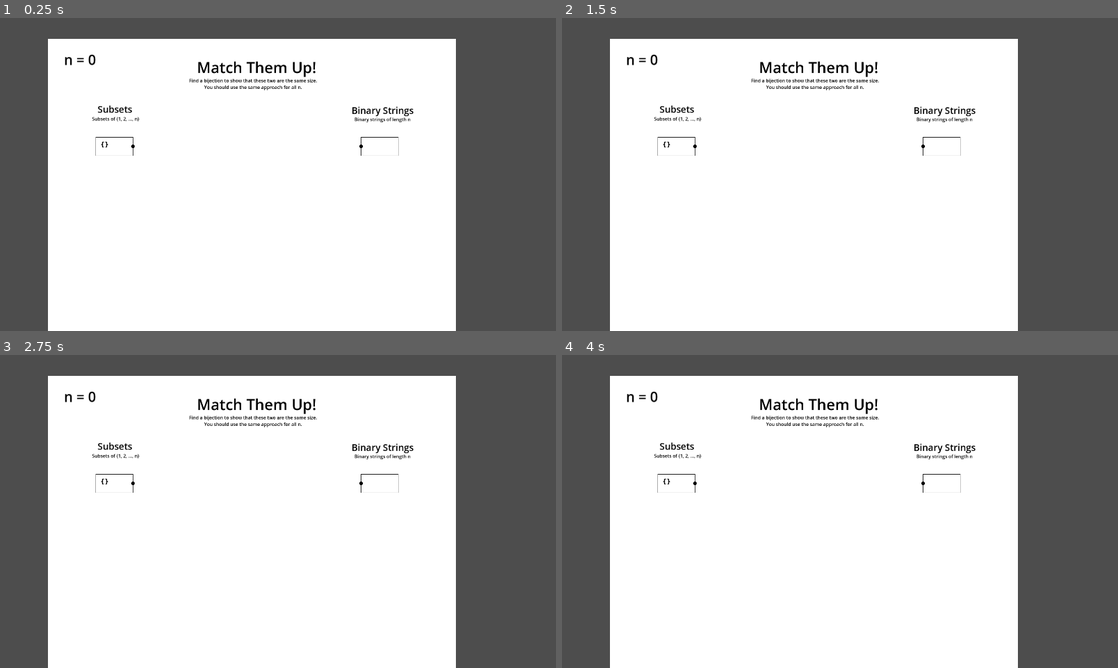
Above: before the commit, frames 1-4 (two rows, left to right).
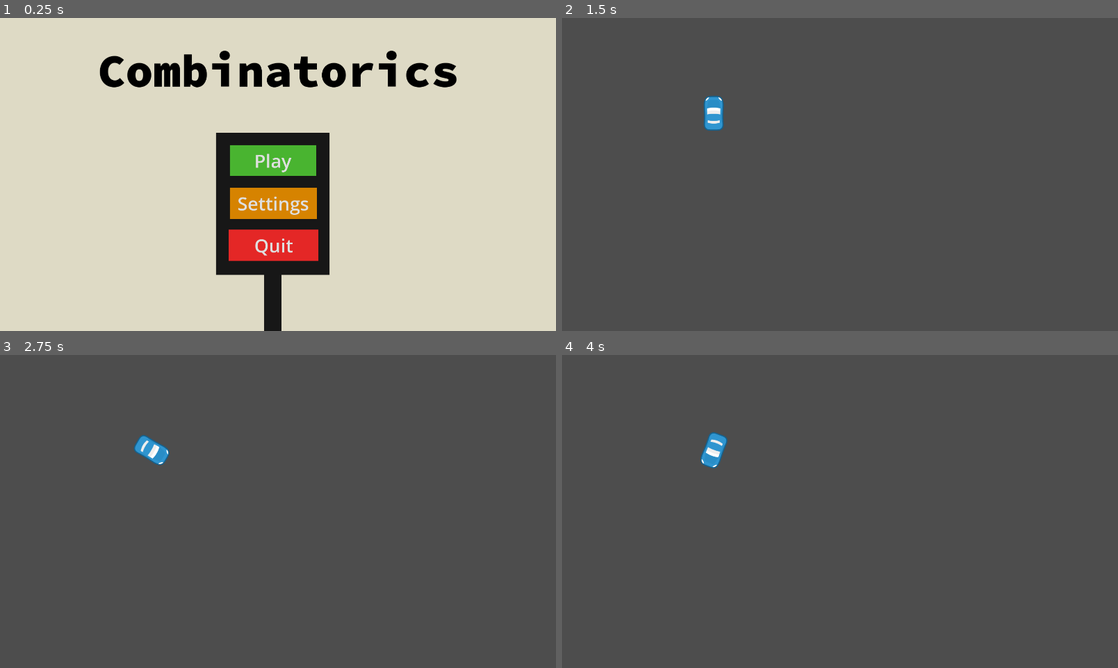
Above: after the commit, the same moments.

Repository: smileyface12349/combinatorics-game
Game: Godot game, scene res://Menu/menu.tscn
Same seed, same stepped clock (60 frames per second), same inputs: the game is played once before the commit and once after it. Before the commit the project starts from res://Bijections/bijection_level.tscn.
Inputs (mouse positions are in pixels of both pictures, inside the frame that each line leads up to):
- Up to frame 1 (0.25 s): no input
- Up to frame 2 (1.5 s): click (834, 202) at 0.5 s, where only the run after the commit has a clickable "Settings"; click (834, 161) at 1.25 s, where only the run after the commit has a clickable "Play"
- Up to frame 3 (2.75 s): tap Enter (ui_accept) at 2, 2.27 s; move the mouse to (400, 495) at 2.02 s; hold D (driving_right, bound only after the commit) from 2.03 s (still down); click (400, 495) at 2.17 s
- Up to frame 4 (4 s): release D (driving_right, bound only after the commit) at 2.75 s; drag from (728, 527) to (812, 574) at 2.77 s; tap Enter (ui_accept) at 3.5 s; move the mouse to (895, 442) at 3.52 s; hold D (driving_right, bound only after the commit) from 3.53 s (still down); click (895, 442) at 3.67 s

The runs differ from the first frame. In frame 1, 100% of the frame differs, in the area x 0-100%, y 0-100%; in frame 2, 68%; in frame 3, 68%; in frame 4, 68%.

Commit message:
Added car menu

Diff:
--- /dev/null
+++ b/ChooseTopic/choose_topic.tscn
@@ -0,0 +1,13 @@
+[gd_scene load_steps=3 format=3 uid="uid://po8854lqyopy"]
+
+[ext_resource type="Script" path="res://ChooseTopic/menu_car.gd" id="1_g4u3r"]
+[ext_resource type="Texture2D" uid="uid://cxqwpsa552str" path="res://ChooseTopic/car_blue_5.png" id="1_vj784"]
+
+[node name="ChooseTopic" type="Node2D"]
+
+[node name="Car" type="Node2D" parent="."]
+position = Vector2(524, 329)
+script = ExtResource("1_g4u3r")
+
+[node name="Sprite2D" type="Sprite2D" parent="Car"]
+texture = ExtResource("1_vj784")
--- /dev/null
+++ b/ChooseTopic/menu_car.gd
@@ -0,0 +1,92 @@
+extends Node
+
+const acceleration: float = 3
+const braking: float = 3
+const reverse_delay: float = 0.2
+const reverse_amount: float = 0.8
+const turn_amount: float = 3
+
+# Max speed is now controlled by air resistance alone
+#const max_forwards_speed: float = 5
+#const max_reverse_speed: float = 1
+
+const air_resistance: float = 0.2 # multiplied by velocity squared, per second
+const damping: float = 0.4 # does not scale with velocity, per second
+
+var speed: float
+var direction: float
+var reverse_delay_elapsed: float
+var is_reversing: bool
+
+# Called when the node enters the scene tree for the first time.
+func _ready() -> void:
+	speed = 0
+	direction = 0
+	reverse_delay_elapsed = 0
+	is_reversing = false
+
+# Called every frame. 'delta' is the elapsed time since the previous frame.
+func _process(delta: float) -> void:
+	if Input.is_action_pressed("driving_accelerate"):
+		# Attempting to accelerate
+		if speed > 0:
+			# Only switch from reverse after a delay
+			if is_reversing:
+				if reverse_delay_elapsed < reverse_delay:
+					speed = 0
+					reverse_delay_elapsed += delta
+				else:
+					is_reversing = false
+					reverse_delay_elapsed = 0
+					# will accelerate next frame
+			else:
+				speed += acceleration * delta
+				#if speed > max_forwards_speed:
+					#speed = max_forwards_speed
+		# Attempting to brake
+		else:
+			speed += braking * delta
+	if Input.is_action_pressed("driving_brake"):
+		# Attempting to reverse
+		if speed < 0:
+			# Only reverse after a delay
+			if not is_reversing:
+				if reverse_delay_elapsed < reverse_delay:
+					speed = 0
+					reverse_delay_elapsed += delta
+				else:
+					is_reversing = true
+					reverse_delay_elapsed = 0
+					# will reverse next frame
+			else:
+				speed -= reverse_amount * delta
+				#if speed < -max_reverse_speed:
+					#speed = -max_reverse_speed
+		# Attempting to brake
+		else:
+			speed -= braking * delta
+	# TODO: Turn less when moving faster
+	if Input.is_action_pressed("driving_left"):
+		direction -= turn_amount * delta
+	if Input.is_action_pressed("driving_right"):
+		direction += turn_amount * delta
+
+	# Air resistance (always against direction of travel, bigger for faster speeds)
+	if speed > 0:
+		speed -= air_resistance * delta * pow(speed, 2)
+	elif speed < 0:
+		speed += air_resistance * delta * pow(speed, 2)
+
+	# Fixed damping (especially useful for slower speeds)
+	if speed > 0:
+		speed -= damping * delta
+		if speed < 0:
+			speed = 0
+	if speed < 0:
+		speed += damping * delta
+		if speed > 0:
+			speed = 0
+
+	print("Speed: " + str(speed) + ", Direction: " + str(direction))
+	self.position += Vector2.from_angle(direction - PI/2) * speed
+	self.rotation = direction
--- a/General/graphs.gd
+++ b/General/graphs.gd
@@ -175,7 +175,7 @@
 
 	# Gets the full list of edges
 	# This will return each edge twice, one for each direction.
-	func get_edge_list() -> Array[Edge]:
+	func get_directed_edge_list() -> Array[Edge]:
 		var edge_list: Array[Edge]
 
 		for vertex: int in self.vertex_neighbours.keys():
@@ -261,6 +261,7 @@
 		return vertices
 
 	# Gets the intersection point between two edges by solving parametric equations
+	# AI DECLARATION: ChatGPT was used in writing this function
 	static func get_intersection_point(e1: Edge, e2: Edge) -> Vector2:
 		var x1: float = e1.t.p.x
 		var y1: float = e1.t.p.y
@@ -652,11 +653,13 @@
 					self.has_won = true
 
 	func right_mouse_clicked() -> void:
+		# Delete vertex if clicked on
 		var vertex_to_delete: int = self.get_vertex_at_mouse()
 		if vertex_to_delete != -1:
 			self.delete_vertex(vertex_to_delete)
-
-		# TODO: Delete edge if clicked on
+			return
+
+		# Delete edge if clicked on
 		var edge_to_delete: Edge = self.get_edge_at_mouse()
 		if edge_to_delete != null:
 			self.delete_edge(edge_to_delete)
--- /dev/null
+++ b/Menu/MenuButton.tres
@@ -0,0 +1,8 @@
+[gd_resource type="Theme" load_steps=2 format=3 uid="uid://ddyo1pef2gxgc"]
+
+[sub_resource type="StyleBoxFlat" id="StyleBoxFlat_7trrh"]
+bg_color = Color(0.12898, 0.681509, 0.691584, 1)
+
+[resource]
+Button/font_sizes/font_size = 64
+Button/styles/normal = SubResource("StyleBoxFlat_7trrh")
--- /dev/null
+++ b/Menu/TrafficLight.tres
@@ -0,0 +1,7 @@
+[gd_resource type="Theme" load_steps=2 format=3 uid="uid://bkcn67etskq4p"]
+
+[sub_resource type="StyleBoxFlat" id="StyleBoxFlat_266qa"]
+bg_color = Color(0.0923971, 0.0923971, 0.092397, 1)
+
+[resource]
+Panel/styles/panel = SubResource("StyleBoxFlat_266qa")
--- /dev/null
+++ b/Menu/menu.gd
@@ -0,0 +1,25 @@
+extends Node
+
+@export var playButton: Button
+@export var settingsButton: Button
+@export var quitButton: Button
+
+# Called when the node enters the scene tree for the first time.
+func _ready() -> void:
+	playButton.pressed.connect(on_play)
+	settingsButton.pressed.connect(on_settings)
+	quitButton.pressed.connect(on_quit)
+
+
+# Called every frame. 'delta' is the elapsed time since the previous frame.
+func _process(delta: float) -> void:
+	pass
+
+func on_play() -> void:
+	get_tree().change_scene_to_file("res://ChooseTopic/choose_topic.tscn")
+
+func on_settings() -> void:
+	pass
+
+func on_quit() -> void:
+	get_tree().quit()
--- /dev/null
+++ b/Menu/menu.tscn
@@ -0,0 +1,98 @@
+[gd_scene load_steps=10 format=3 uid="uid://bllv1h8oubf1f"]
+
+[ext_resource type="Theme" uid="uid://t8h1n5k2knel" path="res://Menu/title.tres" id="1_7grkn"]
+[ext_resource type="Script" path="res://Menu/menu.gd" id="1_ofeps"]
+[ext_resource type="Theme" uid="uid://ddyo1pef2gxgc" path="res://Menu/MenuButton.tres" id="2_3gthv"]
+[ext_resource type="Theme" uid="uid://bkcn67etskq4p" path="res://Menu/TrafficLight.tres" id="2_105xe"]
+
+[sub_resource type="StyleBoxFlat" id="StyleBoxFlat_qqhyn"]
+bg_color = Color(0.868997, 0.855809, 0.770994, 1)
+
+[sub_resource type="Theme" id="Theme_ulrry"]
+Panel/styles/panel = SubResource("StyleBoxFlat_qqhyn")
+
+[sub_resource type="StyleBoxFlat" id="StyleBoxFlat_tpsy6"]
+bg_color = Color(0.894885, 0.153261, 0.148599, 1)
+
+[sub_resource type="StyleBoxFlat" id="StyleBoxFlat_1phnc"]
+bg_color = Color(0.840482, 0.514071, 0, 1)
+
+[sub_resource type="StyleBoxFlat" id="StyleBoxFlat_1mhsu"]
+bg_color = Color(0.286829, 0.707542, 0.18917, 1)
+
+[node name="Menu" type="Control" node_paths=PackedStringArray("playButton", "settingsButton", "quitButton")]
+layout_mode = 3
+anchors_preset = 15
+anchor_right = 1.0
+anchor_bottom = 1.0
+grow_horizontal = 2
+grow_vertical = 2
+script = ExtResource("1_ofeps")
+playButton = NodePath("MenuBackground/TrafficLight/PlayButton")
+settingsButton = NodePath("MenuBackground/TrafficLight/SettingsButton")
+quitButton = NodePath("MenuBackground/TrafficLight/QuitButton")
+
+[node name="MenuBackground" type="Panel" parent="."]
+layout_mode = 1
+anchors_preset = -1
+offset_left = -20.0
+offset_top = -23.0
+offset_right = 1947.0
+offset_bottom = 1096.0
+theme = SubResource("Theme_ulrry")
+
+[node name="RichTextLabel" type="RichTextLabel" parent="MenuBackground"]
+layout_mode = 0
+offset_left = 21.0
+offset_top = 102.0
+offset_right = 1941.0
+offset_bottom = 318.0
+theme = ExtResource("1_7grkn")
+bbcode_enabled = true
+text = "[center]Combinatorics"
+
+[node name="TrafficLight" type="Panel" parent="MenuBackground"]
+layout_mode = 0
+offset_left = 766.0
+offset_top = 420.0
+offset_right = 1158.0
+offset_bottom = 910.0
+theme = ExtResource("2_105xe")
+
+[node name="QuitButton" type="Button" parent="MenuBackground/TrafficLight"]
+layout_mode = 0
+offset_left = 44.0
+offset_top = 334.0
+offset_right = 354.0
+offset_bottom = 441.0
+theme = ExtResource("2_3gthv")
+theme_override_styles/normal = SubResource("StyleBoxFlat_tpsy6")
+text = "Quit"
+
+[node name="SettingsButton" type="Button" parent="MenuBackground/TrafficLight"]
+layout_mode = 0
+offset_left = 48.0
+offset_top = 189.0
+offset_right = 348.0
+offset_bottom = 296.0
+theme = ExtResource("2_3gthv")
+theme_override_styles/normal = SubResource("StyleBoxFlat_1phnc")
+text = "Settings"
+
+[node name="PlayButton" type="Button" parent="MenuBackground/TrafficLight"]
+layout_mode = 0
+offset_left = 48.0
+offset_top = 42.0
+offset_right = 345.0
+offset_bottom = 149.0
+theme = ExtResource("2_3gthv")
+theme_override_styles/normal = SubResource("StyleBoxFlat_1mhsu")
+text = "Play"
+
+[node name="TrafficLightBase" type="Panel" parent="MenuBackground"]
+layout_mode = 0
+offset_left = 931.0
+offset_top = 898.0
+offset_right = 992.0
+offset_bottom = 1337.0
+theme = ExtResource("2_105xe")
--- /dev/null
+++ b/Menu/title.tres
@@ -0,0 +1,9 @@
+[gd_resource type="Theme" load_steps=2 format=3 uid="uid://t8h1n5k2knel"]
+
+[ext_resource type="FontFile" uid="uid://c13m3wup8q1k5" path="res://fonts/source-code-pro/source-code-pro-2.010R-ro-1.030R-it/TTF/SourceCodePro-Black.ttf" id="1_dubwk"]
+
+[resource]
+default_font_size = 64
+RichTextLabel/colors/default_color = Color(0, 0, 0, 1)
+RichTextLabel/font_sizes/normal_font_size = 160
+RichTextLabel/fonts/normal_font = ExtResource("1_dubwk")
--- a/Planarity/non_planar_table.tscn
+++ b/Planarity/non_planar_table.tscn
@@ -30,6 +30,7 @@
 text = "Nodes"
 
 [node name="Edges" type="RichTextLabel" parent="Col1"]
+layout_mode = 0
 offset_top = 80.0
 offset_right = 68.0
 offset_bottom = 120.0
@@ -50,6 +51,7 @@
 text = "Your Graph"
 
 [node name="CustomNodes" type="RichTextLabel" parent="Col2"]
+layout_mode = 0
 offset_top = 40.0
 offset_right = 98.0
 offset_bottom = 80.0
@@ -57,6 +59,7 @@
 text = "###"
 
 [node name="CustomEdges" type="RichTextLabel" parent="Col2"]
+layout_mode = 0
 offset_top = 80.0
 offset_right = 98.0
 offset_bottom = 120.0
@@ -79,6 +82,7 @@
 text = "K₅"
 
 [node name="K5Nodes" type="RichTextLabel" parent="Col3"]
+layout_mode = 0
 offset_top = 40.0
 offset_right = 98.0
 offset_bottom = 80.0
@@ -86,6 +90,7 @@
 text = "5"
 
 [node name="K5Edges" type="RichTextLabel" parent="Col3"]
+layout_mode = 0
 offset_top = 80.0
 offset_right = 98.0
 offset_bottom = 120.0
@@ -108,6 +113,7 @@
 text = "K₃₃"
 
 [node name="K5Nodes" type="RichTextLabel" parent="Col4"]
+layout_mode = 0
 offset_top = 40.0
 offset_right = 98.0
 offset_bottom = 80.0
@@ -115,6 +121,7 @@
 text = "6"
 
 [node name="K5Edges" type="RichTextLabel" parent="Col4"]
+layout_mode = 0
 offset_top = 80.0
 offset_right = 98.0
 offset_bottom = 120.0
--- a/project.godot
+++ b/project.godot
@@ -11,7 +11,7 @@
 [application]
 
 config/name="Combinatorics Game"
-run/main_scene="res://Bijections/bijection_level.tscn"
+run/main_scene="res://Menu/menu.tscn"
 config/features=PackedStringArray("4.3", "GL Compatibility")
 config/icon="res://icon.svg"
 
@@ -39,6 +39,29 @@
 
 project/assembly_name="Combinatorics Game"
 
+[input]
+
+driving_accelerate={
+"deadzone": 0.5,
+"events": [Object(InputEventKey,"resource_local_to_scene":false,"resource_name":"","device":-1,"window_id":0,"alt_pressed":false,"shift_pressed":false,"ctrl_pressed":false,"meta_pressed":false,"pressed":false,"keycode":0,"physical_keycode":87,"key_label":0,"unicode":119,"location":0,"echo":false,"script":null)
+]
+}
+driving_brake={
+"deadzone": 0.5,
+"events": [Object(InputEventKey,"resource_local_to_scene":false,"resource_name":"","device":-1,"window_id":0,"alt_pressed":false,"shift_pressed":false,"ctrl_pressed":false,"meta_pressed":false,"pressed":false,"keycode":0,"physical_keycode":83,"key_label":0,"unicode":115,"location":0,"echo":false,"script":null)
+]
+}
+driving_left={
+"deadzone": 0.5,
+"events": [Object(InputEventKey,"resource_local_to_scene":false,"resource_name":"","device":-1,"window_id":0,"alt_pressed":false,"shift_pressed":false,"ctrl_pressed":false,"meta_pressed":false,"pressed":false,"keycode":0,"physical_keycode":65,"key_label":0,"unicode":97,"location":0,"echo":false,"script":null)
+]
+}
+driving_right={
+"deadzone": 0.5,
+"events": [Object(InputEventKey,"resource_local_to_scene":false,"resource_name":"","device":-1,"window_id":0,"alt_pressed":false,"shift_pressed":false,"ctrl_pressed":false,"meta_pressed":false,"pressed":false,"keycode":0,"physical_keycode":68,"key_label":0,"unicode":100,"location":0,"echo":false,"script":null)
+]
+}
+
 [rendering]
 
 renderer/rendering_method="gl_compatibility"
Binary file added: ChooseTopic/car_blue_5.png
Not shown, added: ChooseTopic/car_blue_5.png.import
